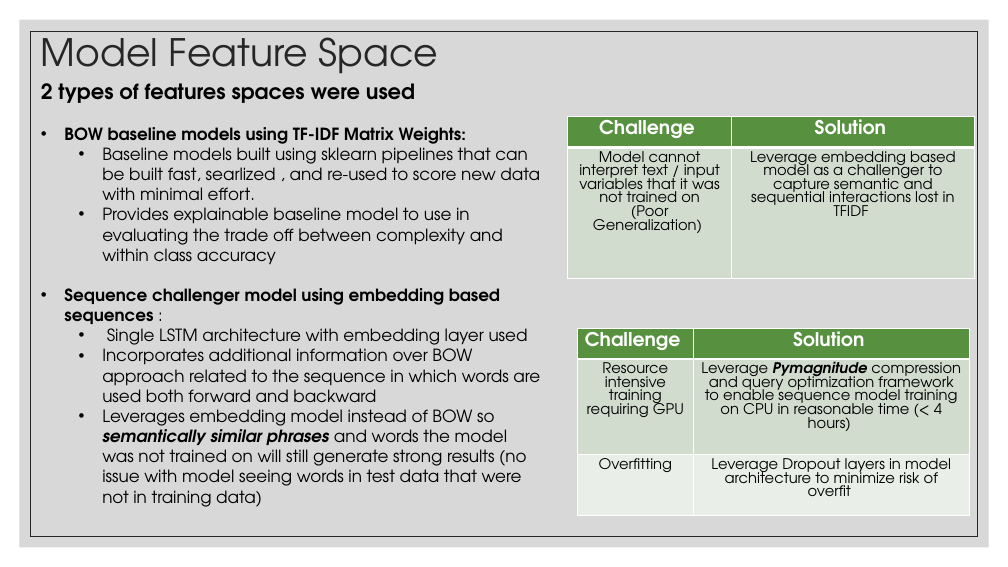
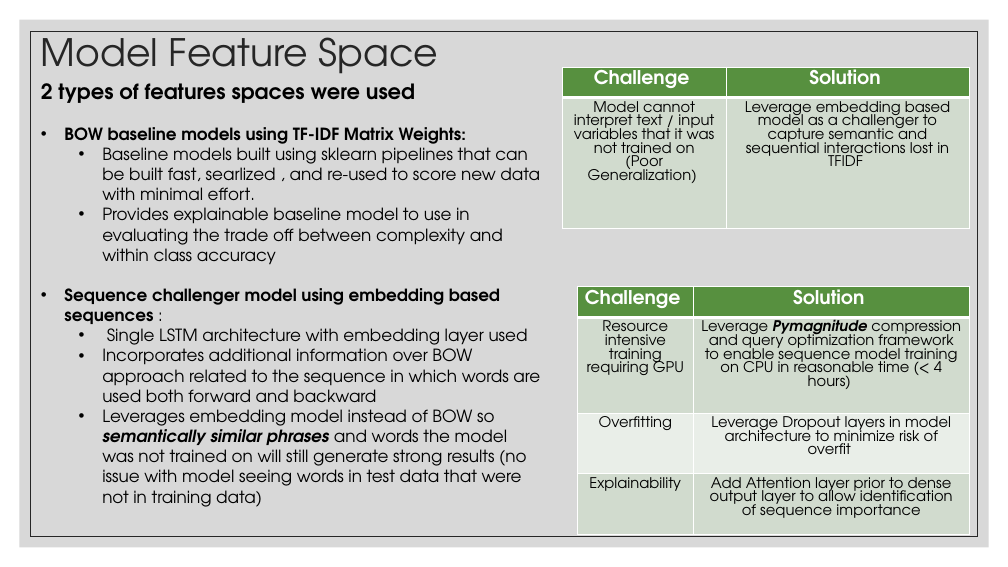
Before and after one commit to zack-carideo/qas4_casestudy, a slide deck: slide 8 of CFPB Complaint Modeling.pptx (slide 7 before the commit). Drawn at 1008x567 pixels with LibreOffice and Linux fonts; fonts in the diff are those of the drawing. Boxes give left, top, right and bottom in pixels: in the first picture for what was removed or moved away, otherwise in the second. Text is boxed around its words. In the diff, an @@ line names an element or a change of style, - is before the commit and + after.

```diff
--- a/CFPB Complaint Modeling.pptx
+++ b/CFPB Complaint Modeling.pptx
@@ table: place and size @@
-table at <box>568,117,975,279</box>
+table at <box>563,67,969,229</box>
@@ table at <box>577,287,969,534</box> @@
+row 4: Explainability | Add Attention layer prior to dense output layer to allow identification of sequence importance
@@ table: place and size @@
-table at <box>577,328,969,515</box>
+table at <box>577,287,969,534</box>
```
Also in this commit, not shown: 14 other slides changed, 1 slide added, 1 slide removed.
